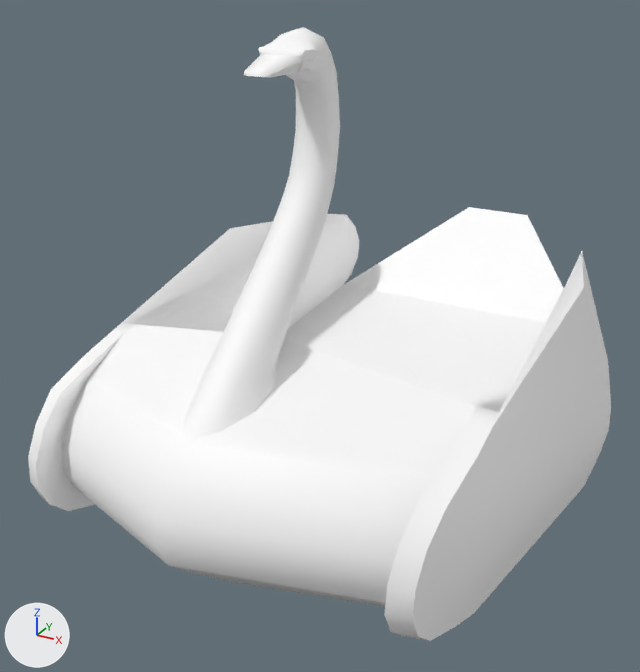
Two versions of the FBX model Assets/Art/Static Meshes/Vehicles/SM_SwanBoat_01.fbx, one commit apart.
Camera for both pictures: a 50 mm camera at (4.85, -3.97, 2.46) aimed at (2.92, -0.45, 0.7). The lights are fixed; the arrows at lower left show +X, +Y and +Z. The picture after the commit comes second. Where no turn or scale is listed for an object, it has been applied to the vertices. Vertices at exactly the same position are counted once.

The first picture shows 'SM_SwanBoat_01'.
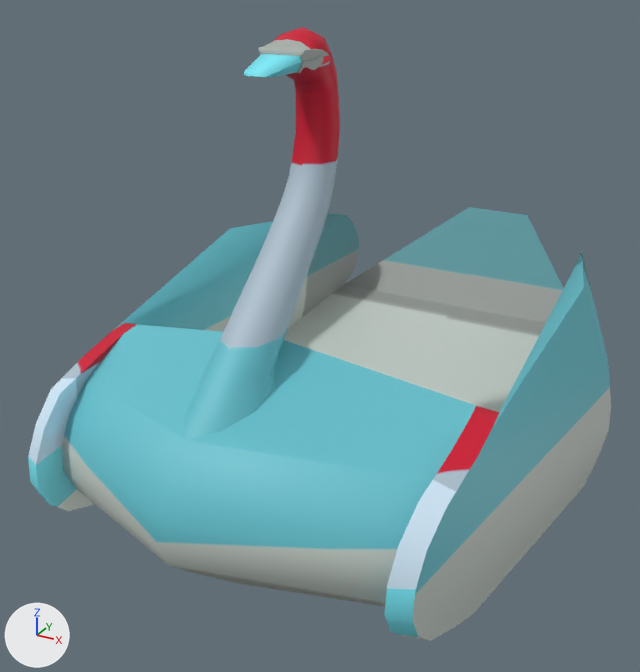
The newer file is also turned or shifted as a whole; pictures and numbers use the older file's frame.

Diff of the bpy script that builds the scene:
```diff
--- a/Assets/Art/Static Meshes/Vehicles/SM_SwanBoat_01.fbx.py
+++ b/Assets/Art/Static Meshes/Vehicles/SM_SwanBoat_01.fbx.py
@@ img_t_vehicles_png @@
+img_t_vehicles_png = load_image('T_Vehicles.png', '../../Textures/T_Vehicles.png', 1235, 1235, 'sRGB')
@@ mat_material__28 @@
 mat_material__28 = principled_material('Material #28')
-mat_material__28.base_color = (1.0, 1.0, 1.0)  # white #ffffff
+mat_material__28.texture = img_t_vehicles_png
 mat_material__28.roughness = 0.553
@@ me_mesh_007 @@
 me_mesh_007.from_pydata(...)  # 499 vertices, 482 faces; spans x -1.17..1.17, y -1.65..2.02, z 0.0..2.18
 # used by ob_sm_swanboat_01; location = (3.103, -0.335, 0.0)
+# me_mesh_007 part 1: texture (UV) coordinates of 482 of 482 faces, centred in x -1.04..1.04, y -1.46..2.02, z 0.0..2.17, changed; they spanned u 0.02..1.0, v 0.0..0.97 and now span u 0.02..0.95, v 0.17..1.0
 me_mesh_007.materials.append(mat_material__28)
```

Where the change shows, as pixel boxes [x1, y1, x2, y2] in the pictures (640 x 672 px):
'SM_SwanBoat_01', surface changed (darker)
    both: [28, 27, 611, 641]
